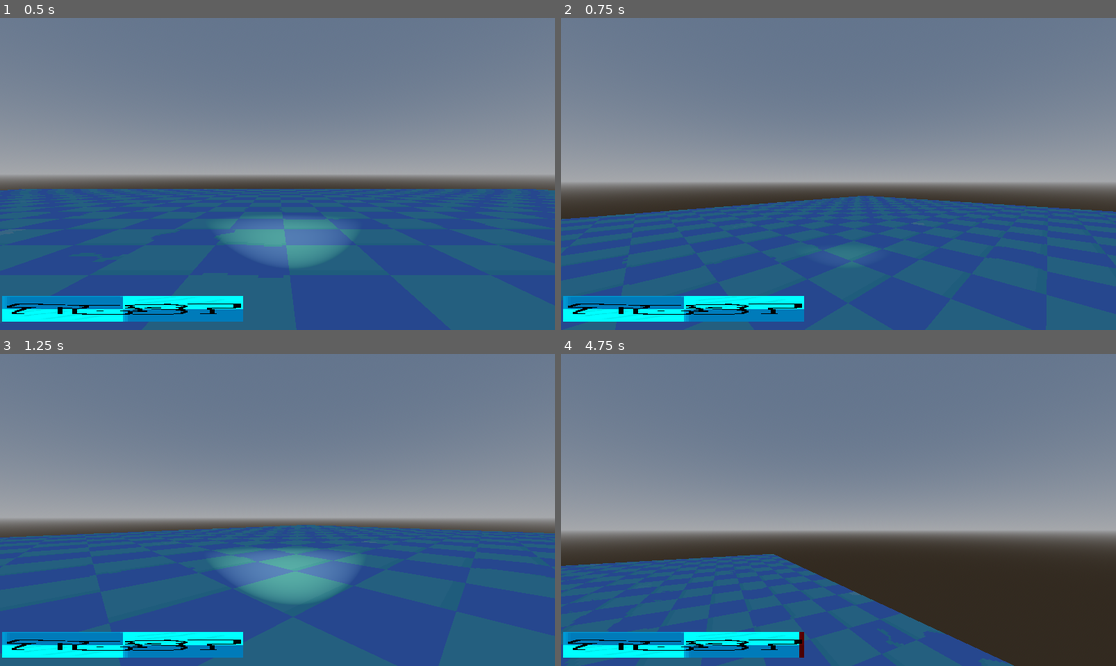
Above: before the commit, frames 1-4 (two rows, left to right).
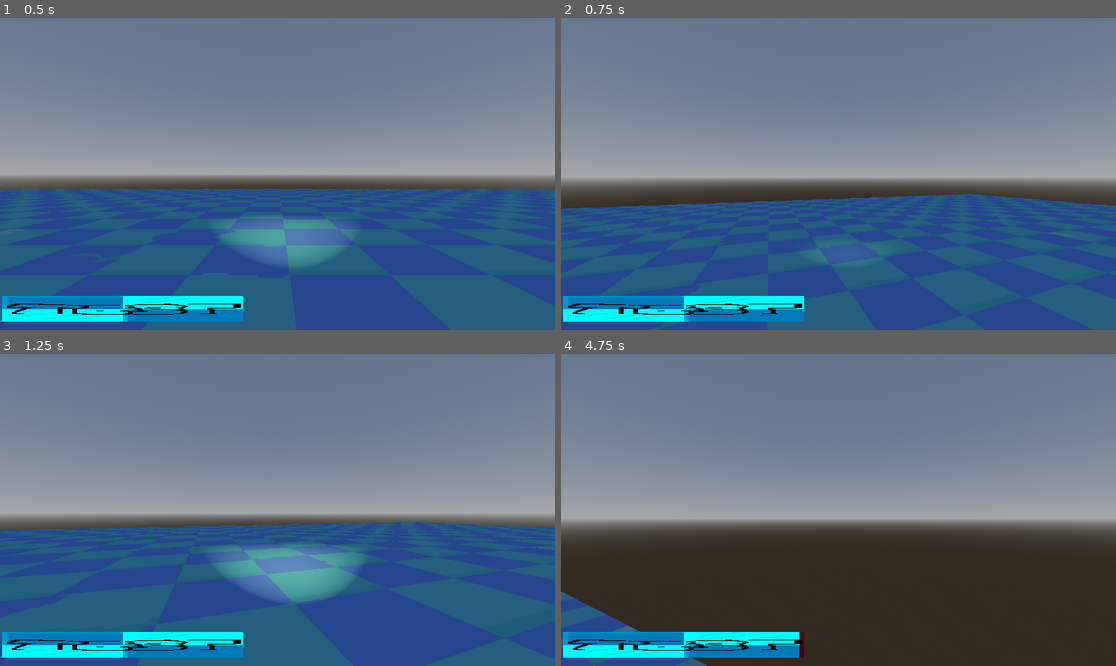
Above: after the commit, the same moments.

Repository: JustSomeTac0/Chipper-Chips-Captive-Casino-Main
Game: Godot game, scene res://Scenes/Testing Scene.tscn
Two runs of this game, one before a commit and one after it. Both use one fixed random seed, a clock stepped at 60 frames per second and the inputs below.
Inputs (mouse positions are in pixels of both pictures, inside the frame that each line leads up to):
- Up to frame 1 (0.5 s): no input
- Up to frame 2 (0.75 s): tap Enter (ui_accept) at 0.5 s; move the mouse to (866, 174) at 0.52 s; hold W (moveForward) from 0.53 s (still down); hold C (crouch) from 0.53 s (still down); click (866, 174) at 0.67 s
- Up to frame 3 (1.25 s): keep holding W (moveForward); keep holding C (crouch); tap Enter (ui_accept) at 0.77 s
- Up to frame 4 (4.75 s): keep holding W (moveForward); move the mouse to (810, 510) at 1.27 s; release C (crouch) at 1.28 s; tap F at 1.35, 4.35 s; click (810, 510) at 1.42 s; tap Enter (ui_accept) at 1.52, 3.02, 3.77, 4.52 s; move the mouse to (849, 503) at 2.02 s; hold Shift 2.03-2.78 s; click (849, 503) at 2.17 s; move the mouse to (832, 516) at 2.77 s; tap E at 2.85 s; click (832, 516) at 2.92 s; move the mouse to (877, 513) at 3.52 s; hold C (crouch) 3.53-4.28 s; click (877, 513) at 3.67 s; move the mouse to (794, 506) at 4.27 s; click (794, 506) at 4.42 s

Frame 1 is identical in both runs. In frame 2, 5.3% of the frame differs, in the area x 0-100%, y 51-81%; in frame 3, 6.7%; in frame 4, 23%, in the area x 0-100%, y 53-100%.

Commit message:
started the thing

Diff:
--- a/Scenes/Map_greyBox.tscn
+++ b/Scenes/Map_greyBox.tscn
@@ -3,6 +3,7 @@
 [ext_resource type="PackedScene" uid="uid://dgpjxoygnvyy4" path="res://assets/simple_fpsplayer/Player.tscn" id="1_1i5qp"]
 [ext_resource type="Material" uid="uid://d3c5w5bdspqww" path="res://Materials/Test.tres" id="1_pegwi"]
 [ext_resource type="Shader" uid="uid://c8aqqyqao136i" path="res://Shaders/CoolReflective.gdshader" id="2_b8mr1"]
+[ext_resource type="Script" uid="uid://c0wg823q3dwb1" path="res://Scripts/DoorOpener.gd" id="3_7nxp3"]
 [ext_resource type="Texture2D" uid="uid://5s1q8wvituvn" path="res://Sprites/iLoveTestingCutout.png" id="4_k8ijf"]
 
 [sub_resource type="ShaderMaterial" id="ShaderMaterial_k8ijf"]
@@ -10,6 +11,11 @@
 shader = ExtResource("2_b8mr1")
 shader_parameter/atlas_size = Vector2(0, 0)
 shader_parameter/highlight_amount = 0.0
+
+[sub_resource type="BoxMesh" id="BoxMesh_23q0k"]
+
+[sub_resource type="BoxShape3D" id="BoxShape3D_7nxp3"]
+size = Vector3(1.0938721, 1.0317383, 17.408081)
 
 [sub_resource type="Sky" id="Sky_1i5qp"]
 
@@ -1302,6 +1308,20 @@
 operation = 2
 size = Vector3(1.5095825, 2.2525635, 1.9038391)
 
+[node name="DoorsVents" type="Node" parent="Map" unique_id=480967721]
+
+[node name="Door" type="MeshInstance3D" parent="Map/DoorsVents" unique_id=1551278635]
+transform = Transform3D(1.5186901, 0, 0, 0, 2.2490845, 0, 0, 0, 0.08602452, -5.758004, -2.5121748, 3.8843982)
+mesh = SubResource("BoxMesh_23q0k")
+
+[node name="Area3D" type="Area3D" parent="Map/DoorsVents/Door" unique_id=1916773970]
+script = ExtResource("3_7nxp3")
+
+[node name="CollisionShape3D" type="CollisionShape3D" parent="Map/DoorsVents/Door/Area3D" unique_id=437283997]
+transform = Transform3D(1, 0, 0, 0, 0.9999999, 0, 0, 0, 0.9999999, 0.0073850155, 0.01586914, 0.5717163)
+shape = SubResource("BoxShape3D_7nxp3")
+debug_color = Color(0, 0.591099, 0.7421073, 0.41960785)
+
 [node name="WorldEnvironment" type="WorldEnvironment" parent="." unique_id=1446552579]
 environment = SubResource("Environment_1i5qp")
 
--- /dev/null
+++ b/Scripts/DoorOpener.gd
@@ -0,0 +1,18 @@
+extends Area3D
+
+
+# Called when the node enters the scene tree for the first time.
+func _ready() -> void:
+	pass # Replace with function body.
+
+
+# Called every frame. 'delta' is the elapsed time since the previous frame.
+func _process(delta: float) -> void:
+	pass
+
+
+func _on_character_body_3d_body_entered(body: Node3D) -> void:
+	print("dsaghhjdgsjk")
+
+func _on_area_3d_body_entered(body: Node3D) -> void:
+	print("aaaaaaaaaaa")
--- a/assets/simple_fpsplayer/Player.gd
+++ b/assets/simple_fpsplayer/Player.gd
@@ -8,7 +8,7 @@
 var SPEED = 8.5
 const SPRINT_MULT = 1.9
 const JUMP_VELOCITY = 9
-const MOUSE_SENSITIVITY = 0.7
+const MOUSE_SENSITIVITY = 0.3
 var weight = 2
 var regenTime = 0.1 #base Stamina Regen time
 
--- a/assets/simple_fpsplayer/Player.tscn
+++ b/assets/simple_fpsplayer/Player.tscn
@@ -1,10 +1,10 @@
 [gd_scene format=3 uid="uid://dgpjxoygnvyy4"]
 
-[ext_resource type="Script" uid="uid://dqv31vp8jkp7a" path="res://Chipper Chips Captive Casino Main/assets/simple_fpsplayer/Player.gd" id="1_1fhis"]
-[ext_resource type="PackedScene" uid="uid://bi2dng2ui1qyr" path="res://Chipper Chips Captive Casino Main/Scenes/HUD.tscn" id="2_7xlnr"]
-[ext_resource type="Texture2D" uid="uid://5s1q8wvituvn" path="res://Chipper Chips Captive Casino Main/Sprites/iLoveTestingCutout.png" id="2_ckusu"]
-[ext_resource type="Script" uid="uid://yguvjfk2srxr" path="res://Chipper Chips Captive Casino Main/assets/simple_fpsplayer/ability_grab.gd" id="2_gwqkd"]
-[ext_resource type="Texture2D" uid="uid://dmo07y4qr38ah" path="res://Chipper Chips Captive Casino Main/Sprites/OtherFlash.png" id="3_n2yuy"]
+[ext_resource type="Script" uid="uid://dqv31vp8jkp7a" path="res://assets/simple_fpsplayer/Player.gd" id="1_1fhis"]
+[ext_resource type="PackedScene" uid="uid://bi2dng2ui1qyr" path="res://Scenes/HUD.tscn" id="2_7xlnr"]
+[ext_resource type="Texture2D" uid="uid://5s1q8wvituvn" path="res://Sprites/iLoveTestingCutout.png" id="2_ckusu"]
+[ext_resource type="Script" uid="uid://yguvjfk2srxr" path="res://assets/simple_fpsplayer/ability_grab.gd" id="2_gwqkd"]
+[ext_resource type="Texture2D" uid="uid://dmo07y4qr38ah" path="res://Sprites/OtherFlash.png" id="3_n2yuy"]
 
 [sub_resource type="CapsuleShape3D" id="CapsuleShape3D_euj4i"]
 height = 2.0283203
Not shown, added: Scripts/DoorOpener.gd.uid
